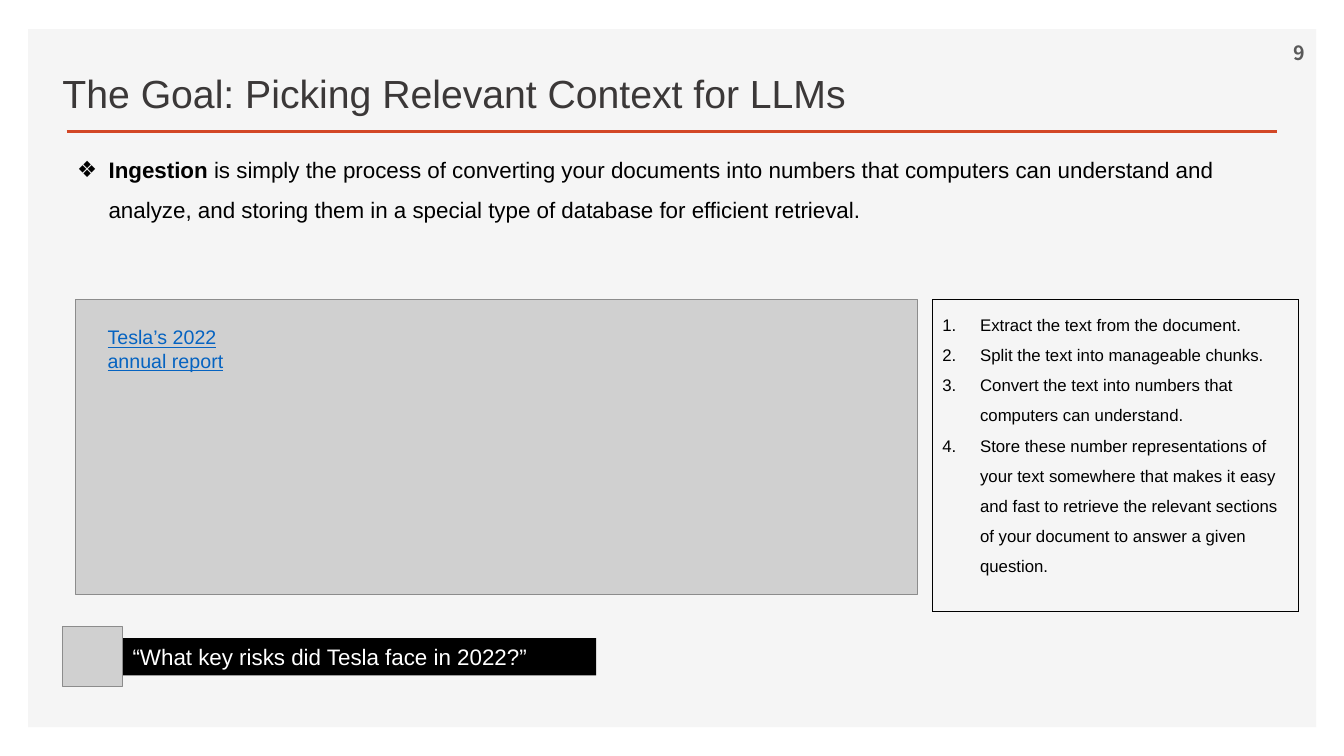
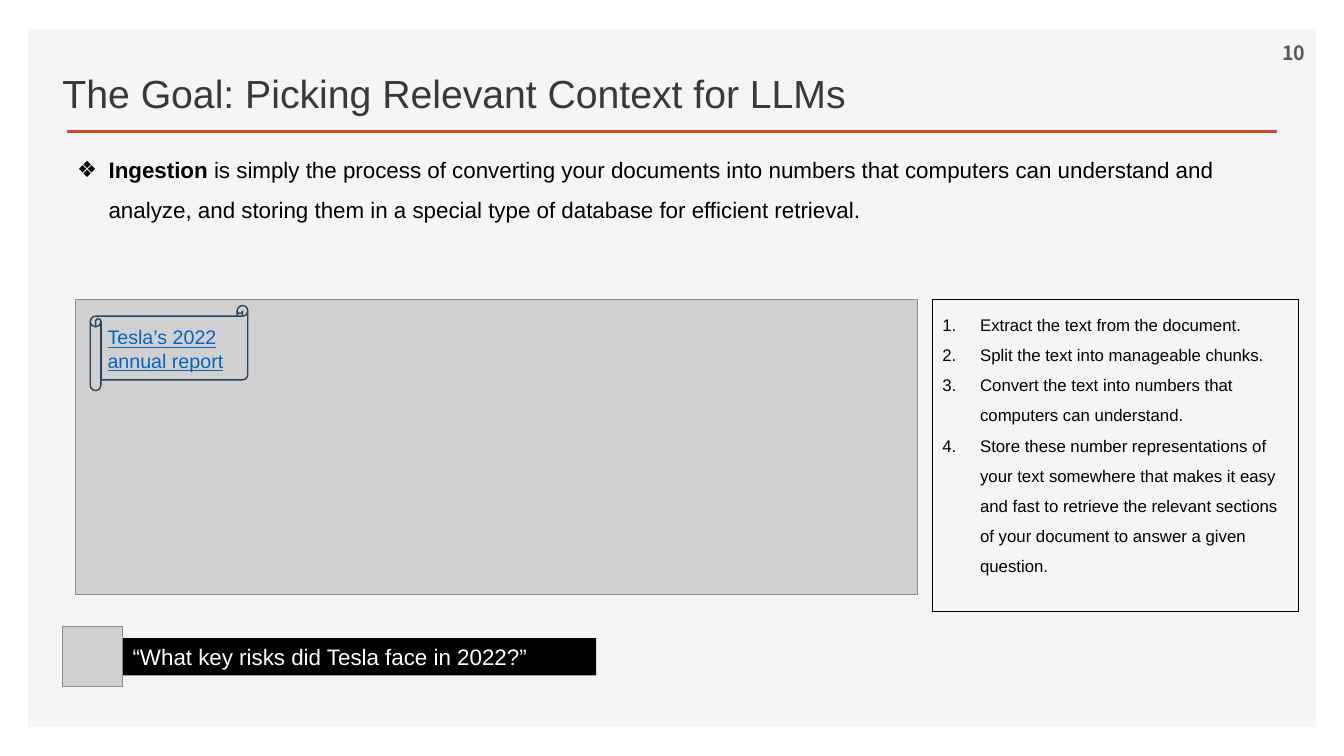
Before and after one commit to ancestor9/2026_Fall_Learning-Langchain-AI-Agent, a slide deck: slide 10 of ppts/CHAPTER 2 RAG Part I_Indexing Your Data.pptx (slide 9 before the commit). Drawn at 1344x756 pixels with LibreOffice and Linux fonts; fonts in the diff are those of the drawing; grey boxes stand for pictures; background and template pictures are left out. Boxes give left, top, right and bottom in pixels: in the first picture for what was removed or moved away, otherwise in the second. Text is boxed around its words. In the diff, an @@ line names an element or a change of style, - is before the commit and + after.

```diff
--- a/ppts/CHAPTER 2 RAG Part I_Indexing Your Data.pptx
+++ b/ppts/CHAPTER 2 RAG Part I_Indexing Your Data.pptx
@@ page number at [1282, 45, 1305, 60]: text changed @@
-9
+10
@@ horizontal scroll added at [91, 306, 248, 390], outline #28445D 1 pt @@
```
Also in this commit, not shown: 2 other slides changed, 1 slide added.
